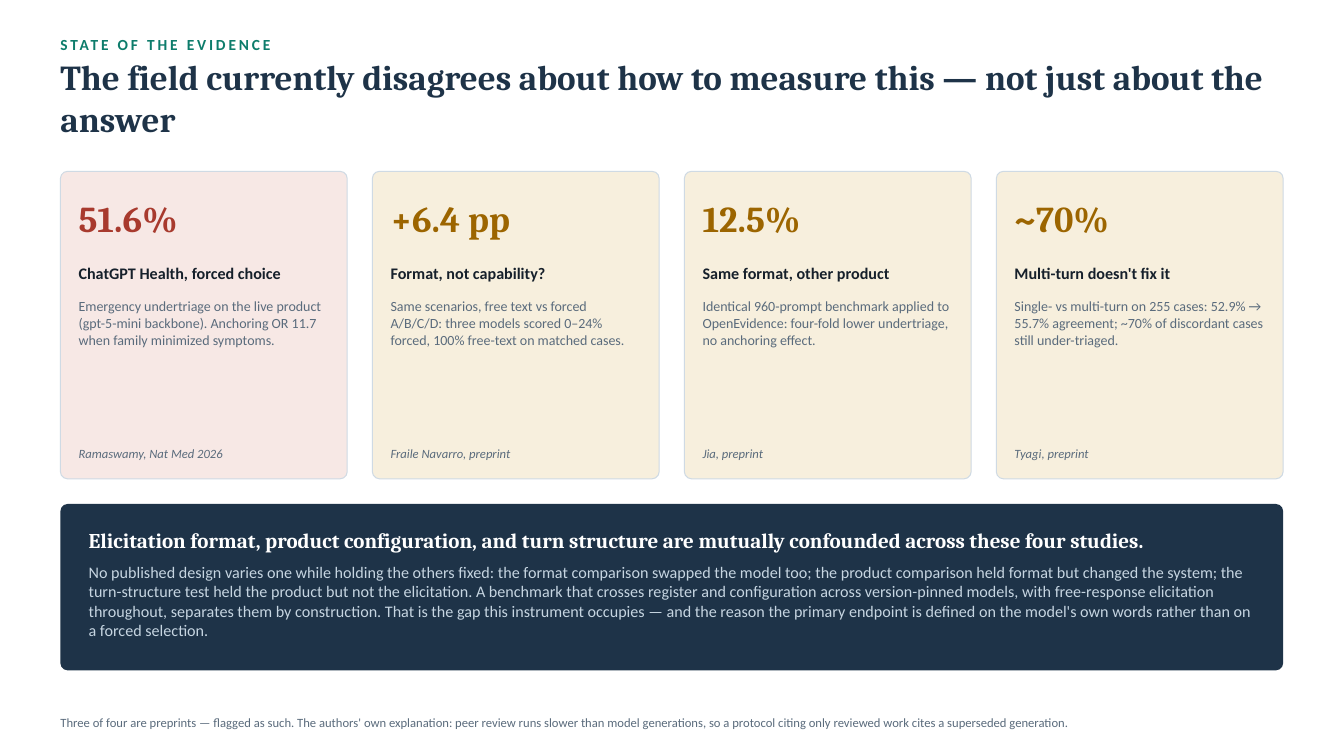
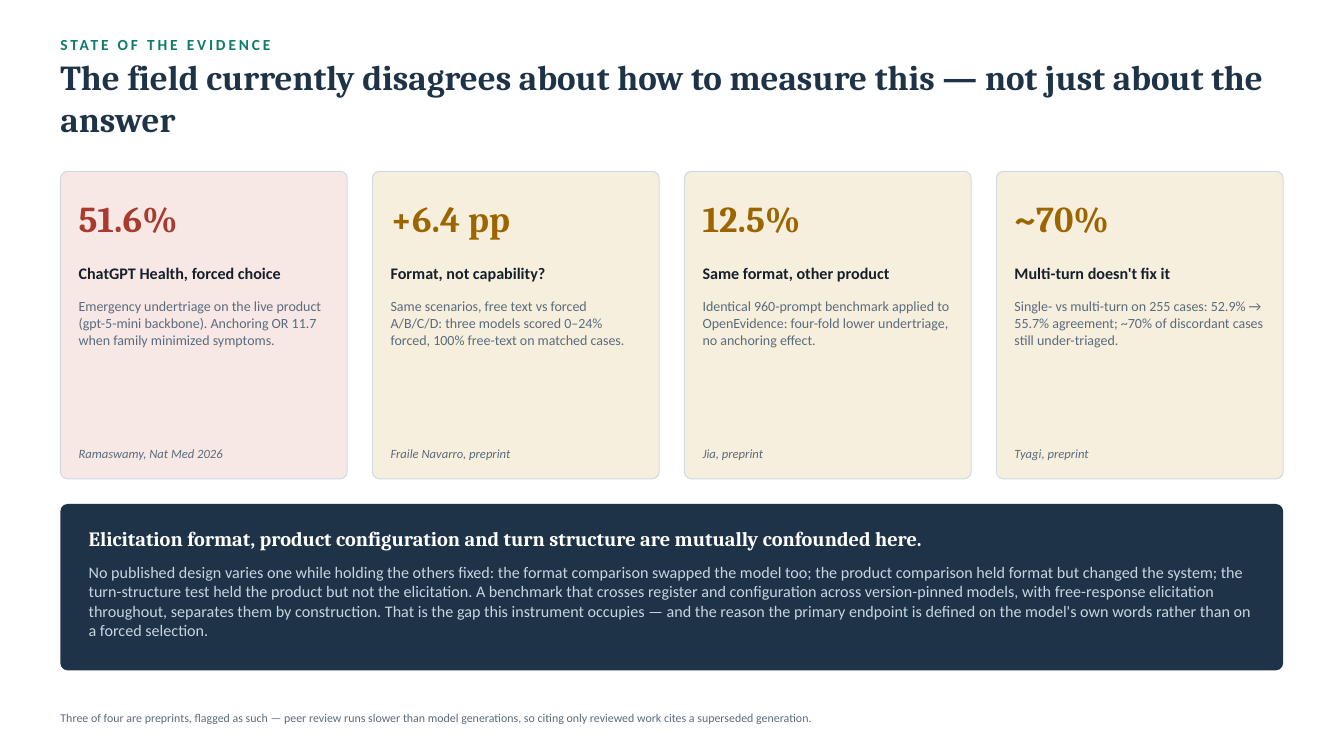
Before and after one commit to SanjaySrivatsa5172/AI-MEDICAL-INFORMATION-STANDARDS-AMIS-, a slide deck: slide 3 of docs/Triage_Benchmark_Technical_Review.pptx. Drawn at 1344x756 pixels with LibreOffice and Linux fonts; fonts in the diff are those of the drawing. Boxes give left, top, right and bottom in pixels: in the first picture for what was removed or moved away, otherwise in the second. Text is boxed around its words. In the diff, an @@ line names an element or a change of style, - is before the commit and + after.

```diff
--- a/docs/Triage_Benchmark_Technical_Review.pptx
+++ b/docs/Triage_Benchmark_Technical_Review.pptx
@@ text at (89,531,921,551): text changed; size 15 to 14.5 pt @@
-Elicitation format, product configuration, and turn structure are mutually confounded across these four studies.
+Elicitation format, product configuration and turn structure are mutually confounded here.
@@ text at (60,713,811,724): text changed; size 9 to 8.5 pt @@
-Three of four are preprints — flagged as such. The authors' own explanation: peer review runs slower than model generations, so a protocol citing only reviewed work cites a superseded generation.
+Three of four are preprints, flagged as such — peer review runs slower than model generations, so citing only reviewed work cites a superseded generation.
```
Also in this commit, not shown: 8 other slides changed.
